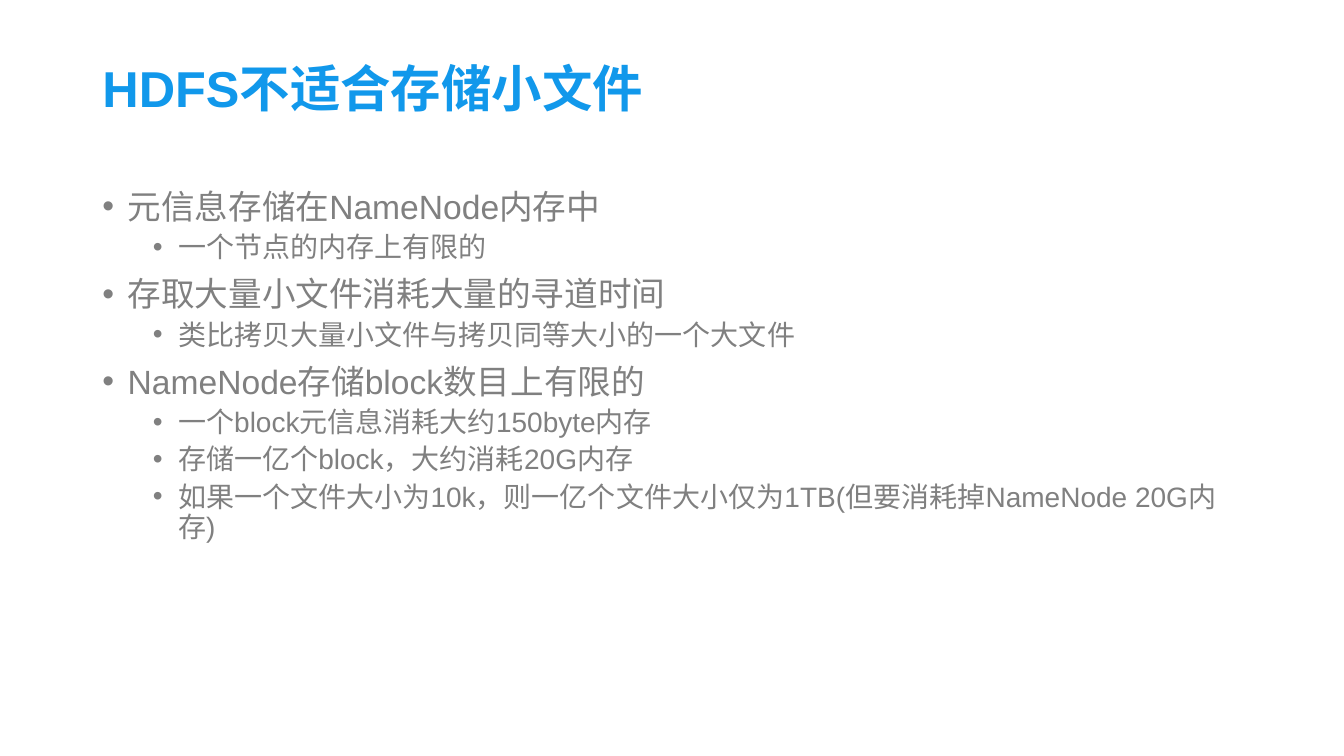
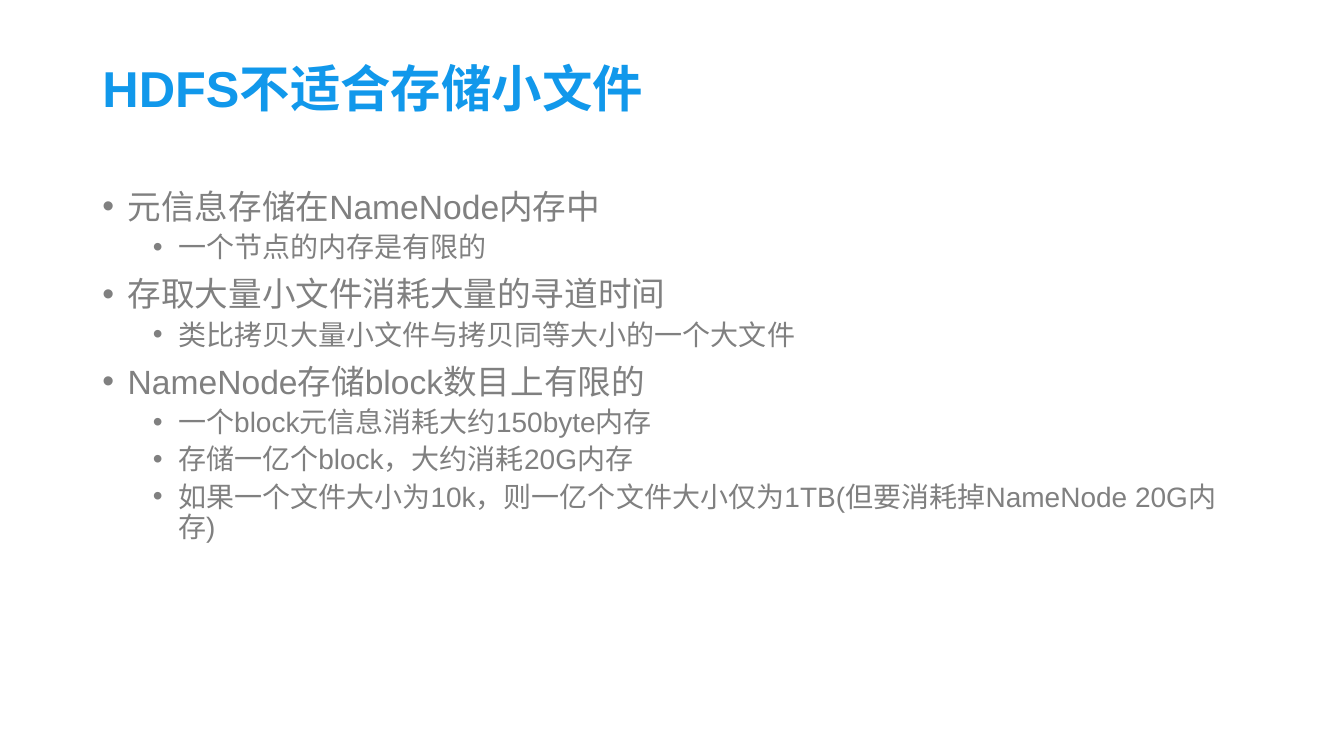
Before and after one commit to xrw560/knowledge-store, a slide deck: slide 9 of cusppt/hadoop.pptx. Drawn at 1344x756 pixels with LibreOffice and Linux fonts; fonts in the diff are those of the drawing; background and template pictures are left out. Boxes give left, top, right and bottom in pixels: in the first picture for what was removed or moved away, otherwise in the second. Text is boxed around its words. In the diff, an @@ line names an element or a change of style, - is before the commit and + after.

```diff
--- a/cusppt/hadoop.pptx
+++ b/cusppt/hadoop.pptx
@@ text at bbox=[178, 233, 486, 259]: text changed @@
-  • 一个节点的内存上有限的
+  • 一个节点的内存是有限的
```
Also in this commit, not shown: 2 other slides changed, 2 other files.
